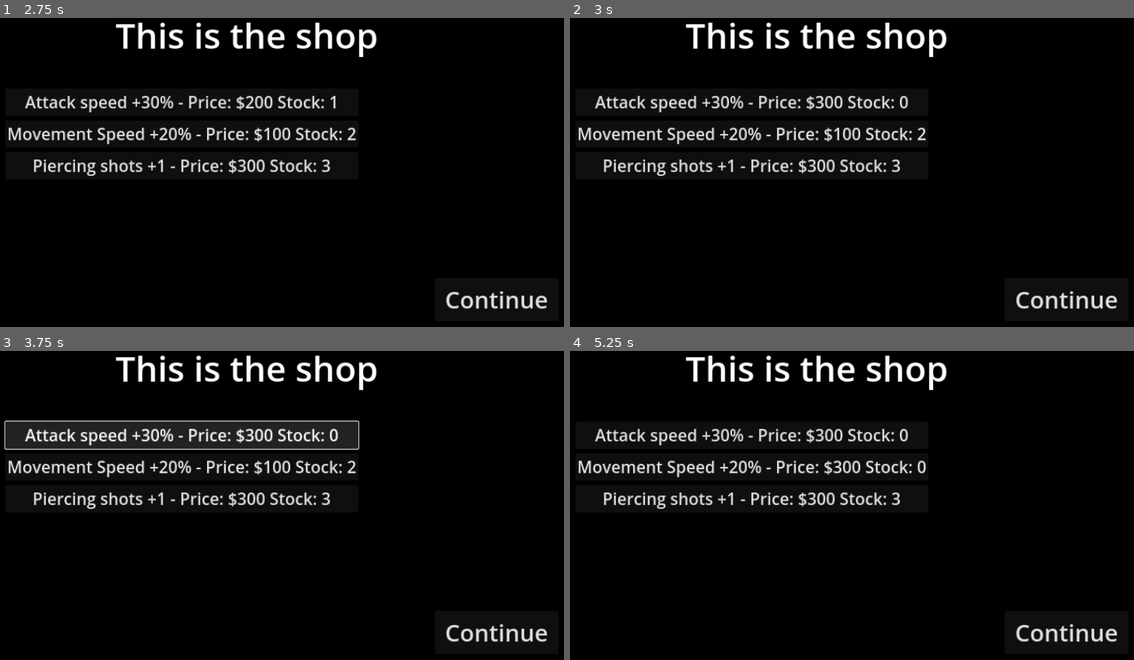
Above: before the commit, frames 1-4 (two rows, left to right).
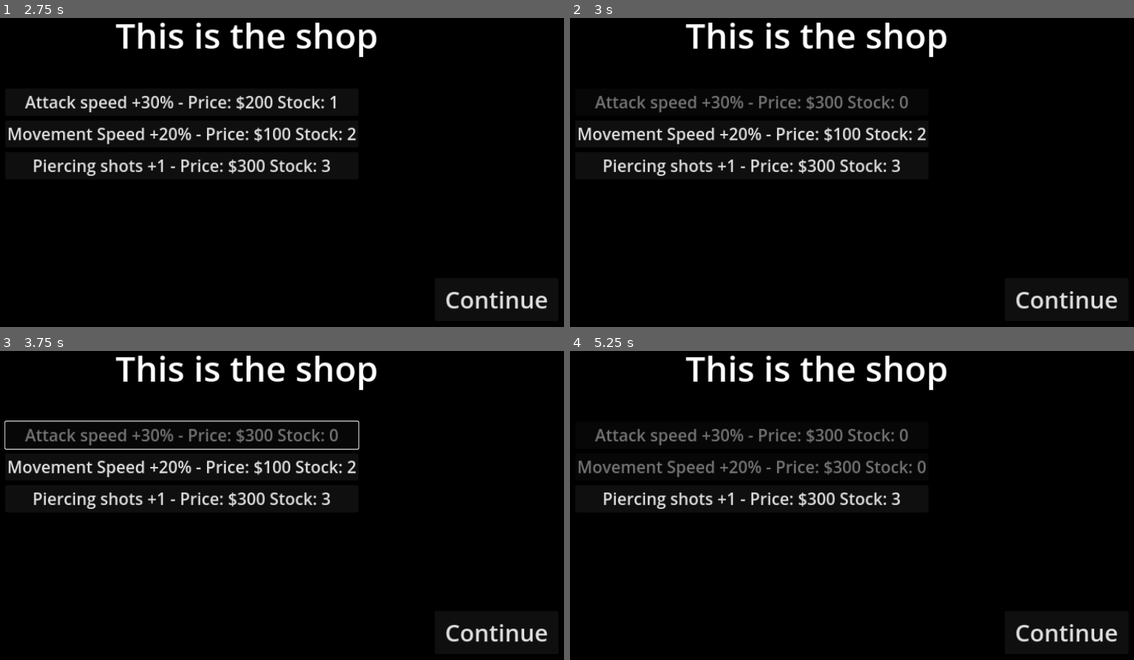
Above: after the commit, the same moments.

Repository: michael-j-coyne/space-defense
Game: Godot game, scene res://screens/shop.tscn
Two runs of this game, one before a commit and one after it. Both use one fixed random seed, a clock stepped at 60 frames per second and the inputs below. This scene is started directly instead of the project's main scene.
Inputs (mouse positions are in pixels of both pictures, inside the frame that each line leads up to):
- Up to frame 1 (2.75 s): click "Continue" at 0.5 s; click "Continue" at 1.25 s; click "Attack speed +30% - Price: $1…" at 2 s
- Up to frame 2 (3 s): click "Attack speed +30% - Price: $2…" at 2.75 s
- Up to frame 3 (3.75 s): click (180, 434) at 3.5 s, where only the run before the commit has a clickable "Attack speed +30% - Price: $3…"
- Up to frame 4 (5.25 s): click "Movement Speed +20% - Price: …" at 4.25 s; click "Movement Speed +20% - Price: …" at 5 s

Frame 1 is identical in both runs. In frame 2, 1.0% of the frame differs, in the area x 4-60%, y 25-31%; in frame 3, 5.3%, in the area x 0-64%, y 23-32%; in frame 4, 2.2%.

Commit message:
Gray out purchase button if item out of stock

Diff:
--- a/screens/shop.gd
+++ b/screens/shop.gd
@@ -46,6 +46,11 @@
 		item_button.pressed.connect(func(): _on_ItemButton_pressed(item))
 		# NOTE: magic number for font size here, but its probably fine.
 		item_button.add_theme_font_size_override("font_size", 35)
+
+		# Disable and "grey out" item if out of stock
+		if inventory[item]["stock"] < 1:
+			item_button.disabled = true
+
 		$GridContainer.add_child(item_button)
 
 func _on_ItemButton_pressed(item_name):
